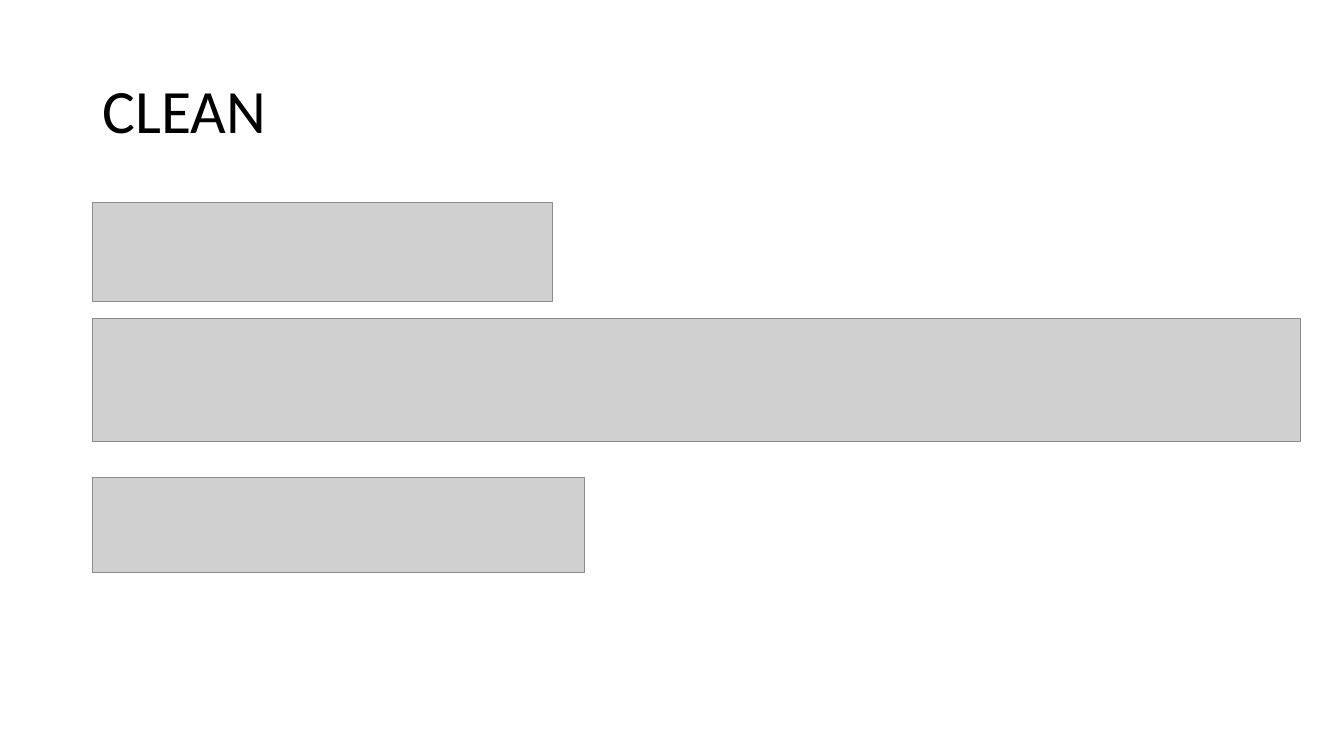
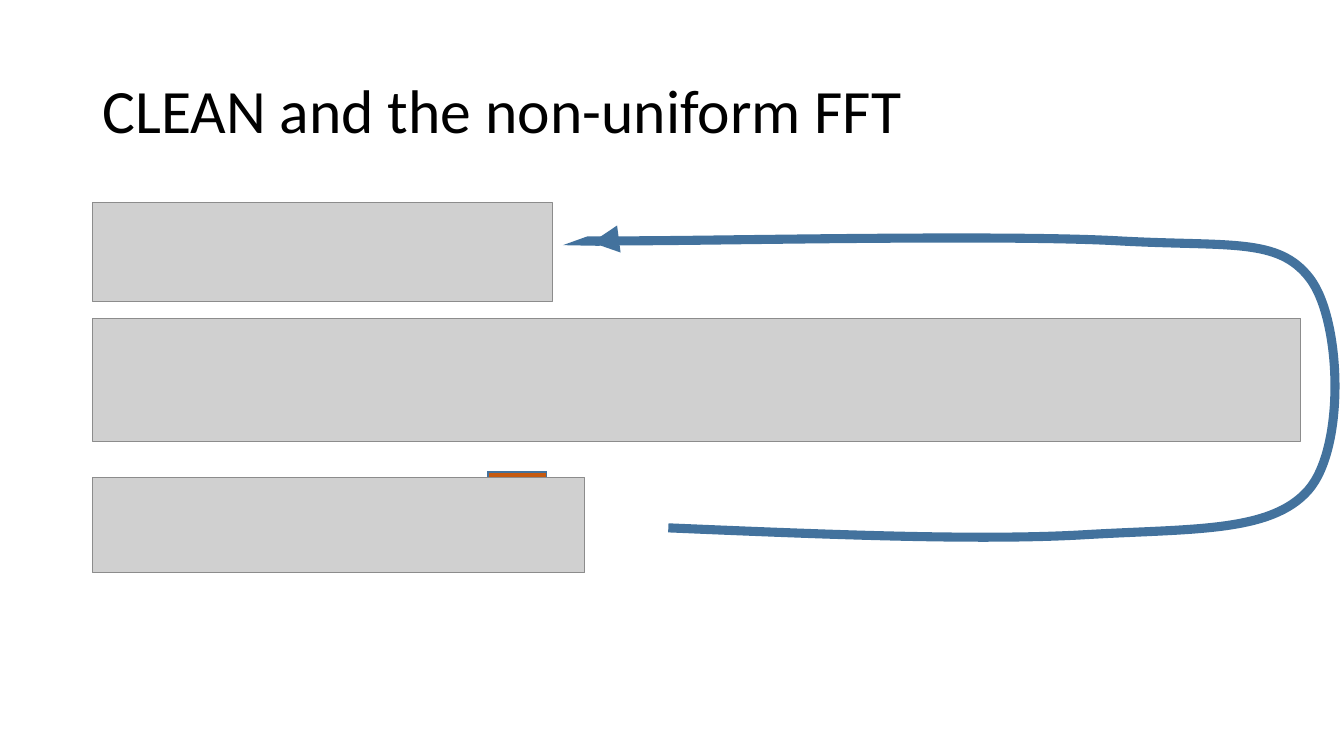
Before and after one commit to lord-blueberry/p8-doc, a slide deck: slide 41 of pp8.pptx (slide 15 before the commit). Drawn at 1344x756 pixels with LibreOffice and Linux fonts; fonts in the diff are those of the drawing; grey boxes stand for pictures. Boxes give left, top, right and bottom in pixels: in the first picture for what was removed or moved away, otherwise in the second. Text is boxed around its words. In the diff, an @@ line names an element or a change of style, - is before the commit and + after.

```diff
--- a/pp8.pptx
+++ b/pp8.pptx
@@ title at (102,90,902,134): text changed @@
-CLEAN
+CLEAN and the non-uniform FFT
@@ freeform shape added at (585,238,1335,537), outline #43739E 6.5 pt @@
@@ rectangle added at (488,472,546,556), fill #C55A11, outline #43739E 1 pt @@
```
Also in this commit, not shown: 12 other slides changed, 10 slides added, 12 slides removed, 1 other file.
